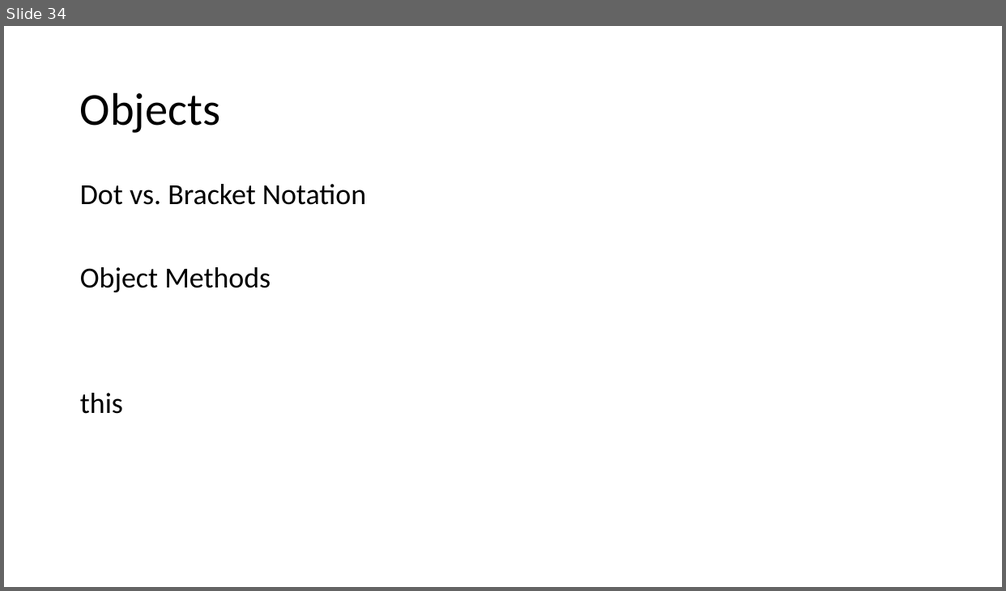
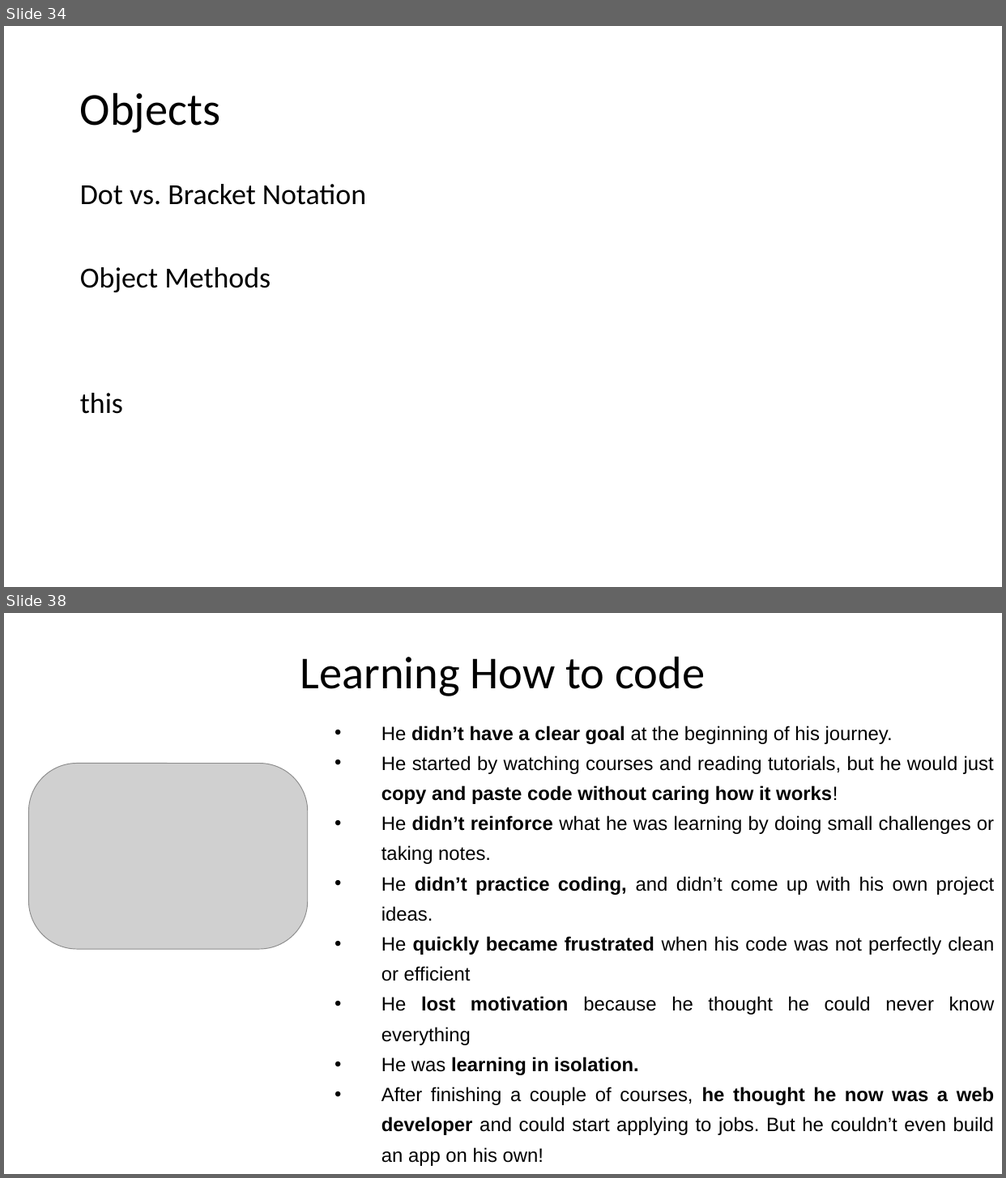
Before and after one commit to PiyushChaturvedii/Batch05, a slide deck: JavaScript.pptx. Shown one above the other, each under a label of ours: slide 34 before the commit, slides 34 and 38 after it; the slides between them are not shown. The pictures are 1006x591 and 1006x1178 pixels, drawn with LibreOffice and Linux fonts; fonts in the diff are those of the drawing; grey boxes stand for pictures. Boxes give left, top, right and bottom in pixels: in the first picture for what was removed or moved away, otherwise in the second. Text is boxed around its words. In the diff, an @@ line names an element or a change of style, - is before the commit and + after.

```diff
--- a/JavaScript.pptx
+++ b/JavaScript.pptx
@@ slide 38 added at (4,613,1002,1174), background #FFFFFF @@
@@ title added at (300,656,705,696), 44 pt, text #000000 @@
+Learning How to code
@@ text added at (381,726,995,1166), 18.6 pt, text #000000 @@
+• He didn’t have a clear goal at the beginning of his journey.
+• He started by watching courses and reading tutorials, but he would just copy and paste code without caring how it works!
+• He didn’t reinforce what he was learning by doing small challenges or taking notes.
+• He didn’t practice coding, and didn’t come up with his own project ideas.
+• He quickly became frustrated when his code was not perfectly clean or efficient
+• He lost motivation because he thought he could never know everything
+• He was learning in isolation.
+• After finishing a couple of courses, he thought he now was a web developer and could start applying to jobs. But he couldn’t even build an app on his own!
@@ picture added at (28,764,308,949) @@
```
Also in this commit, not shown: 1 slide changed, 6 other slides added, 9 other files.
